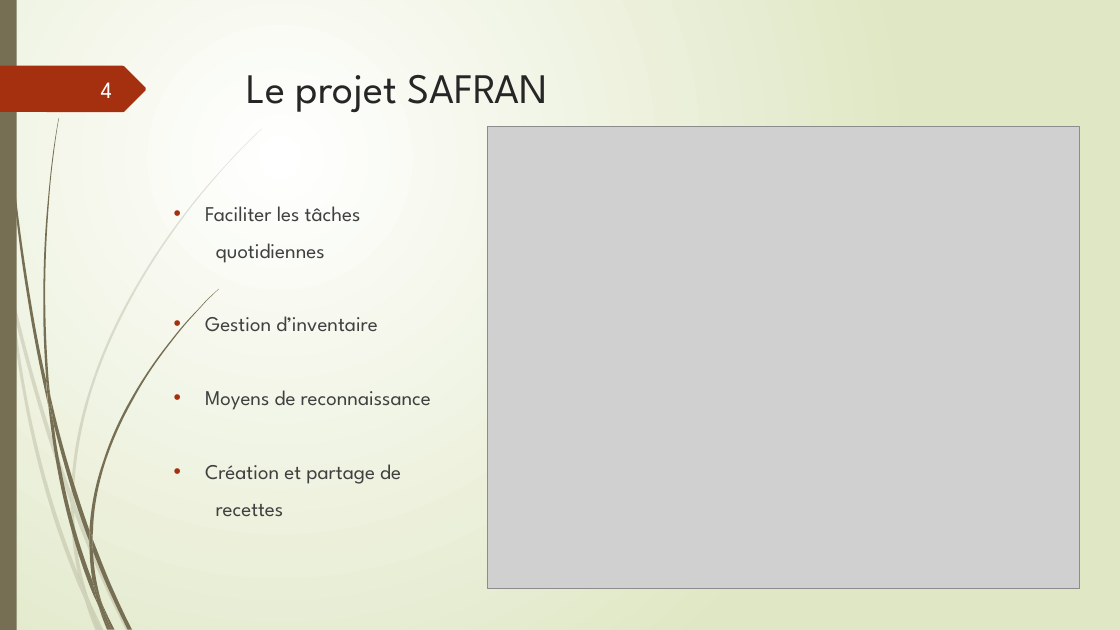
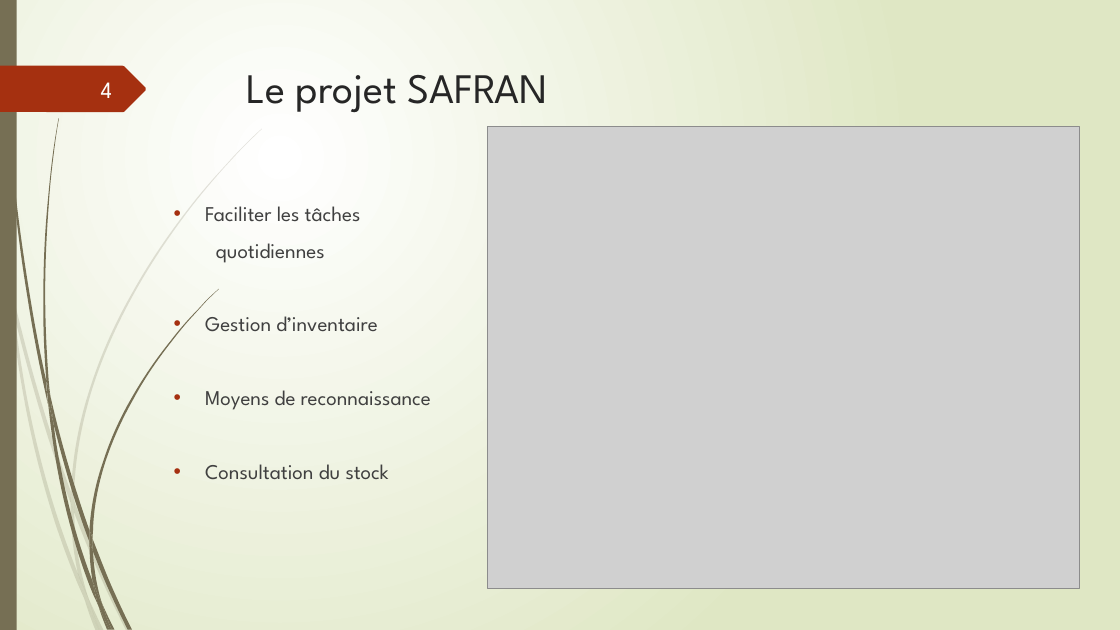
Before and after one commit to Jean-GuillaumePonsard/Safran, a slide deck: slide 4 of PPTprésentation.pptx. Drawn at 1120x630 pixels with LibreOffice and Linux fonts; fonts in the diff are those of the drawing; grey boxes stand for pictures. Boxes give left, top, right and bottom in pixels: in the first picture for what was removed or moved away, otherwise in the second. Text is boxed around its words. In the diff, an @@ line names an element or a change of style, - is before the commit and + after.

```diff
--- a/PPTprésentation.pptx
+++ b/PPTprésentation.pptx
@@ text at <box>205,464,389,479</box>: text changed @@
-• Création et partage de
-recettes
+• Consultation du stock
```
Also in this commit, not shown: 1 other slide changed.
